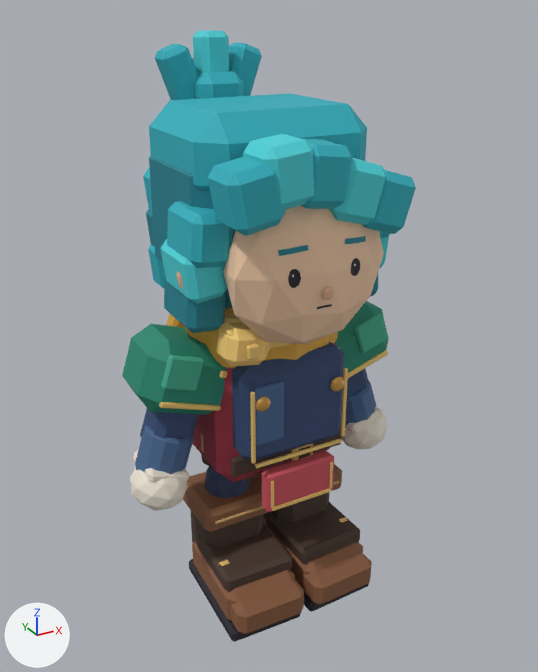
Two versions of the glTF model src/game/models/hero/hero.glb, one commit apart.
One viewpoint serves both versions: a camera (50 mm lens) standing at (-1.52, -2.82, 2.72) and looking at (0.07, 0.06, 1.28). The axes (+X, +Y, +Z) are drawn at lower left. The lights are the same throughout. The picture after the commit comes second. Where no turn or scale is listed for an object, it has been applied to the vertices.

The scene before the commit, as lines of its bpy script (objects in view):
```python
ob_boot_cuff = bpy.data.objects.new('Boot cuff', me_cube_005)
ob_boot_cuff.location = (-0.2, 0.005, 0.49)
ob_boot_foot = bpy.data.objects.new('Boot foot', me_cube_001)
ob_boot_foot.location = (-0.2, -0.15, 0.14)
ob_boot_front_strap = bpy.data.objects.new('Boot front strap', me_cube_006)
ob_boot_front_strap.location = (-0.2, -0.17, 0.26)
ob_boot_shaft = bpy.data.objects.new('Boot shaft', me_cube)
ob_boot_shaft.location = (-0.2, 0.015, 0.32)
ob_boot_sole = bpy.data.objects.new('Boot sole', me_cube_004)
ob_boot_sole.location = (-0.2, -0.15, 0.02)
ob_boot_toe = bpy.data.objects.new('Boot toe', me_cube_002)
ob_boot_toe.location = (-0.2, -0.39, 0.125)
ob_left_boot_buckle = bpy.data.objects.new('Left boot buckle', me_cube_071)
ob_left_boot_buckle.location = (-0.34, -0.245, 0.27)
ob_right_pauldron_highlight = bpy.data.objects.new('Right Pauldron highlight', me_cube_022)
ob_right_pauldron_highlight.location = (0.483, -0.196, 1.305)
# also in view: 'Ponytail left tuft' at (-0.15, 0.5, 2.45); 'Right Blue forearm cuff' at (0.52, -0.02, 0.84); 'Right Emerald pauldron' at (0.42, -0.01, 1.23); 'Cyan swept fringe 3' at (0.14, -0.44, 2.08); 'Chest armor highlight' at (-0.16, -0.35, 1.12)
```
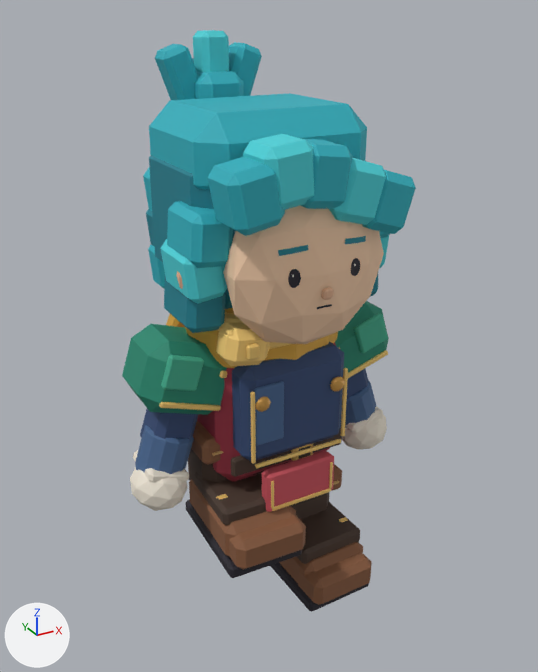
Boxes (x1, y1, x2, y2) around the edits, measured in the pictures (538 x 672 px):
'Boot front strap', moved: before (197, 522, 292, 591); after (194, 472, 266, 525)
'Boot toe', moved: before (231, 579, 304, 634); after (229, 515, 306, 570)
'Boot foot', moved: before (192, 541, 295, 620); after (189, 479, 296, 557)
'Boot cuff', moved: before (183, 472, 269, 532); after (191, 420, 221, 465)
'Boot sole', moved: before (189, 559, 301, 642); after (185, 499, 302, 578)
'Boot shaft', moved: before (191, 511, 263, 547); after (188, 449, 227, 482)
'Left boot buckle', moved: before (218, 560, 229, 566); after (216, 494, 228, 500)

Patch to the scene script:
```diff
--- a/src/game/models/hero/hero.glb.py
+++ b/src/game/models/hero/hero.glb.py
@@ ob_boot_cuff @@
 ob_boot_cuff = bpy.data.objects.new('Boot cuff', me_cube_005)
-ob_boot_cuff.location = (-0.2, 0.005, 0.49)
+ob_boot_cuff.location = (-0.2, 0.005, 0.87)
@@ ob_boot_foot @@
 ob_boot_foot = bpy.data.objects.new('Boot foot', me_cube_001)
-ob_boot_foot.location = (-0.2, -0.15, 0.14)
+ob_boot_foot.location = (-0.2, -0.15, 0.52)
@@ ob_boot_front_strap @@
 ob_boot_front_strap = bpy.data.objects.new('Boot front strap', me_cube_006)
-ob_boot_front_strap.location = (-0.2, -0.17, 0.26)
+ob_boot_front_strap.location = (-0.2, -0.17, 0.64)
@@ ob_boot_shaft @@
 ob_boot_shaft = bpy.data.objects.new('Boot shaft', me_cube)
-ob_boot_shaft.location = (-0.2, 0.015, 0.32)
+ob_boot_shaft.location = (-0.2, 0.015, 0.7)
@@ ob_boot_sole @@
 ob_boot_sole = bpy.data.objects.new('Boot sole', me_cube_004)
-ob_boot_sole.location = (-0.2, -0.15, 0.02)
+ob_boot_sole.location = (-0.2, -0.15, 0.4)
@@ ob_boot_toe @@
 ob_boot_toe = bpy.data.objects.new('Boot toe', me_cube_002)
-ob_boot_toe.location = (-0.2, -0.39, 0.125)
+ob_boot_toe.location = (-0.2, -0.39, 0.505)
@@ ob_left_boot_buckle @@
 ob_left_boot_buckle = bpy.data.objects.new('Left boot buckle', me_cube_071)
-ob_left_boot_buckle.location = (-0.34, -0.245, 0.27)
+ob_left_boot_buckle.location = (-0.34, -0.245, 0.65)
```
